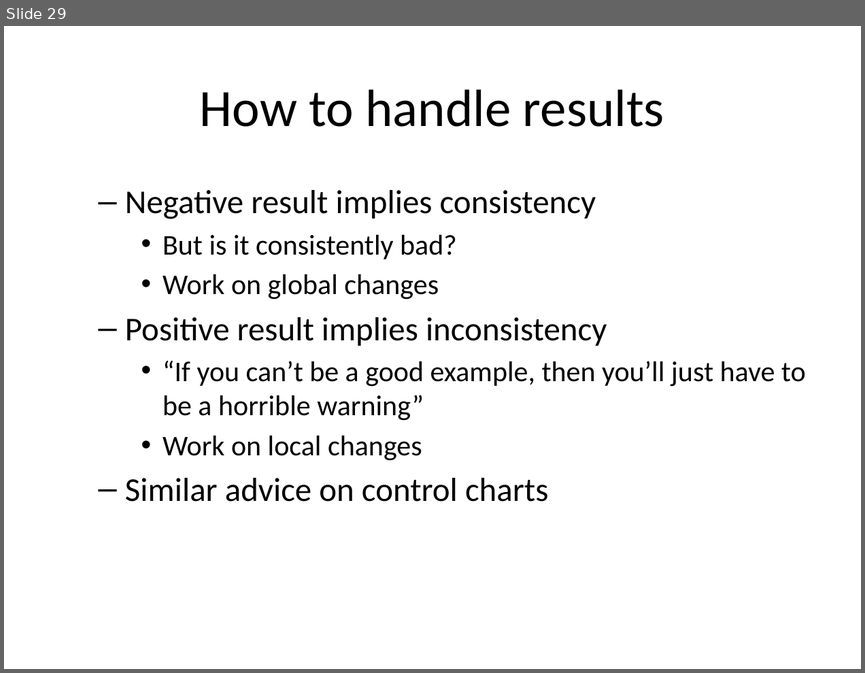
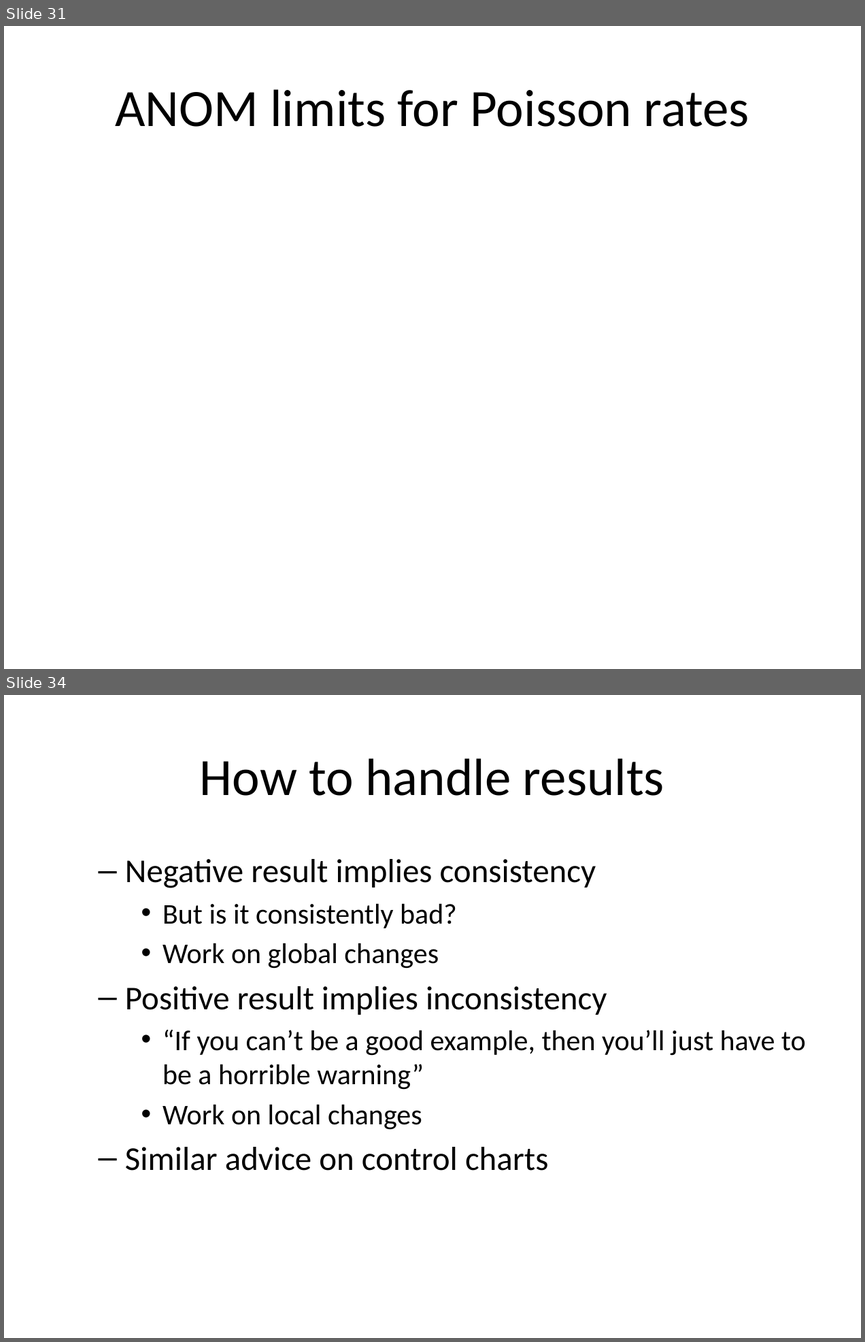
Before and after one commit to pmean/papers-and-presentations, a slide deck: anom/anom-talk.pptx. Shown one above the other, each under a label of ours: slide 29 before the commit, slides 31 and 34 after it; the slides between them are not shown. The pictures are 865x673 and 865x1342 pixels, drawn with LibreOffice and Linux fonts; fonts in the diff are those of the drawing. Boxes give left, top, right and bottom in pixels: in the first picture for what was removed or moved away, otherwise in the second. Text is boxed around its words. In the diff, an @@ line names an element or a change of style, - is before the commit and + after.

Commit message:
Added Poisson example to ANOM talk

```diff
--- a/anom/anom-talk.pptx
+++ b/anom/anom-talk.pptx
@@ slide 31 added at <box>4,26,861,669</box>, background #FFFFFF @@
@@ title added at <box>115,89,749,127</box>, 44 pt, text #000000 @@
+ANOM limits for Poisson rates
@@ what was slide 29 is now slide 34 @@
```
Also in this commit, not shown: 1 slide changed, 4 other slides added, 2 other files.
